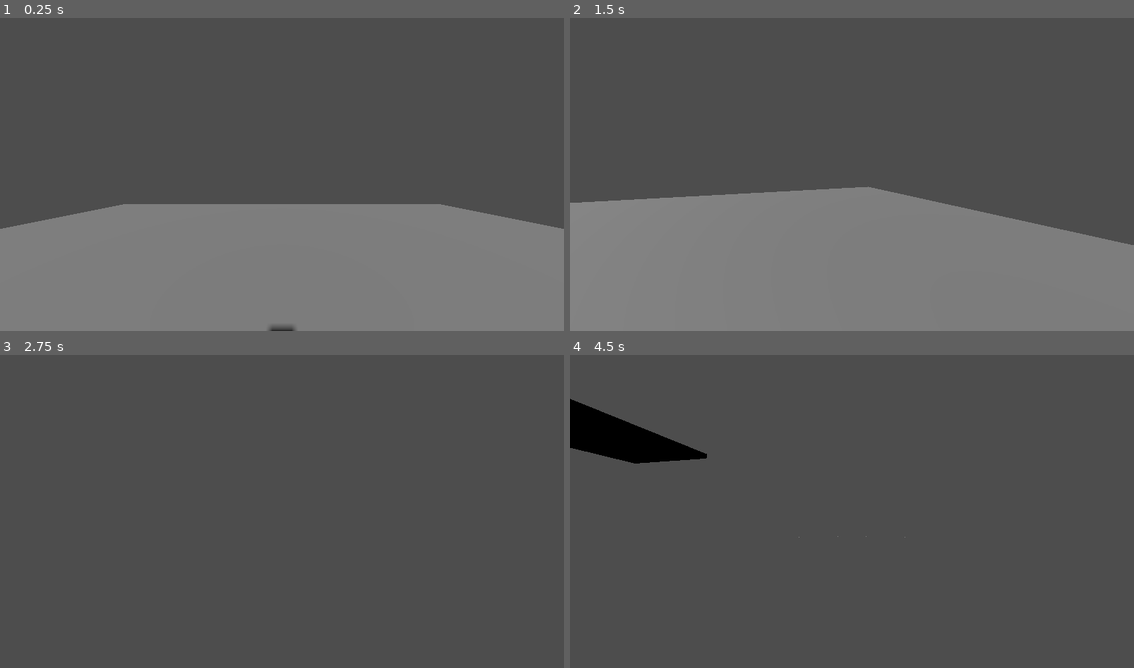
Above: before the commit, frames 1-4 (two rows, left to right).
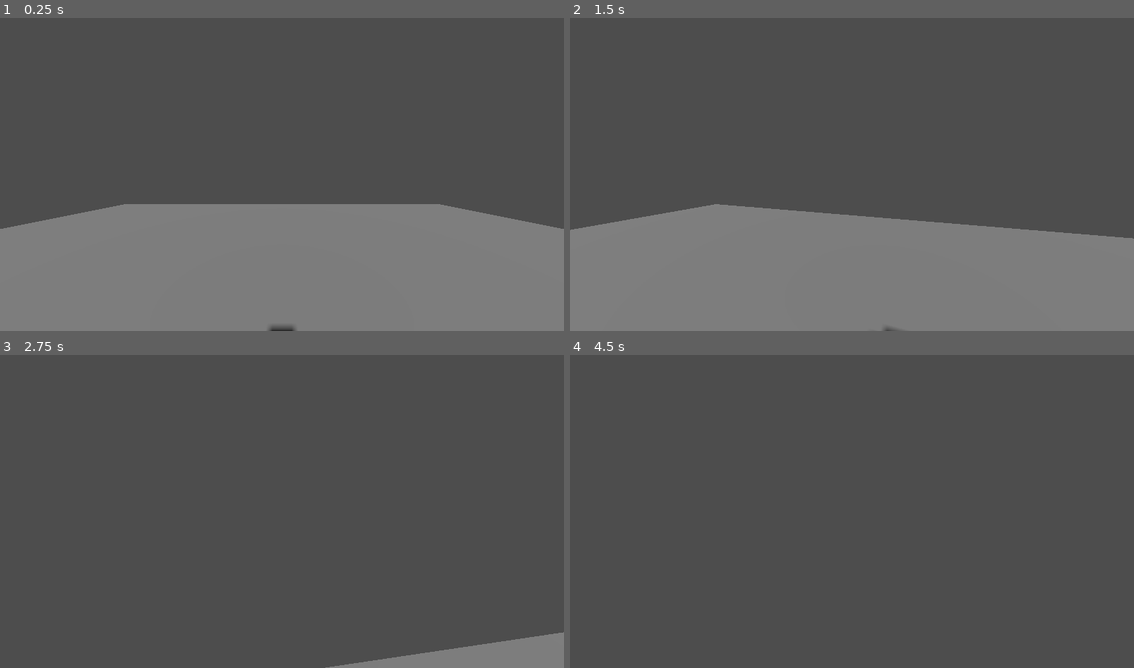
Above: after the commit, the same moments.

Repository: Juanxpeke/GD-Horror
Game: Godot game, scene res://Core/Maps/World.tscn
Two runs of this game, one before a commit and one after it. Both use one fixed random seed, a clock stepped at 60 frames per second and the inputs below.
Inputs (mouse positions are in pixels of both pictures, inside the frame that each line leads up to):
- Up to frame 1 (0.25 s): no input
- Up to frame 2 (1.5 s): tap Enter at 0.5 s; move the mouse to (880, 171) at 0.52 s; hold W (move_forward) from 0.53 s (still down); move the mouse to (823, 174) at 1.27 s
- Up to frame 3 (2.75 s): keep holding W (move_forward); move the mouse to (293, 505) at 2.02 s
- Up to frame 4 (4.5 s): keep holding W (move_forward); move the mouse to (846, 514) at 2.77 s; tap Space at 3.5 s; move the mouse to (891, 514) at 3.52 s; tap Enter at 4.25 s; move the mouse to (806, 505) at 4.27 s

The runs differ from the first frame. In frame 1, less than 0.1% of the frame differs, in the area x 0-100%, y 59-68%; in frame 2, 5.1%, in the area x 0-100%, y 53-100%; in frame 3, 2.4%; in frame 4, 2.5%.

Commit message:
Added maximum player speed

Diff:
--- a/Core/Entities/Player/Player.gd
+++ b/Core/Entities/Player/Player.gd
@@ -11,9 +11,10 @@
 #region Constants
 ## Gravity applied to the player.
 const BASE_MOVEMENT_SPEED : float = 12.0
-const CAMERA_HORIZONTAL_ROTATION_SPEED : float = 0.02
-const CAMERA_VERTICAL_ROTATION_SPEED : float = 0.01
-const FRICTION_VALUE : float = 0.05
+const MAXIMUM_MOVEMENT_SPEED : float = 4.0
+const CAMERA_HORIZONTAL_ROTATION_SPEED : float = 0.005
+const CAMERA_VERTICAL_ROTATION_SPEED : float = 0.002
+const FRICTION_VALUE : float = 0.30
 #endregion Constants
 
 #region Exports Variables
@@ -53,6 +54,9 @@
 	else:
 		velocity -= velocity * FRICTION_VALUE
 
+	if velocity.length() > MAXIMUM_MOVEMENT_SPEED:
+		velocity = velocity.normalized() * MAXIMUM_MOVEMENT_SPEED
+
 	velocity.y -= _gravity * delta
 
 	print(velocity)
